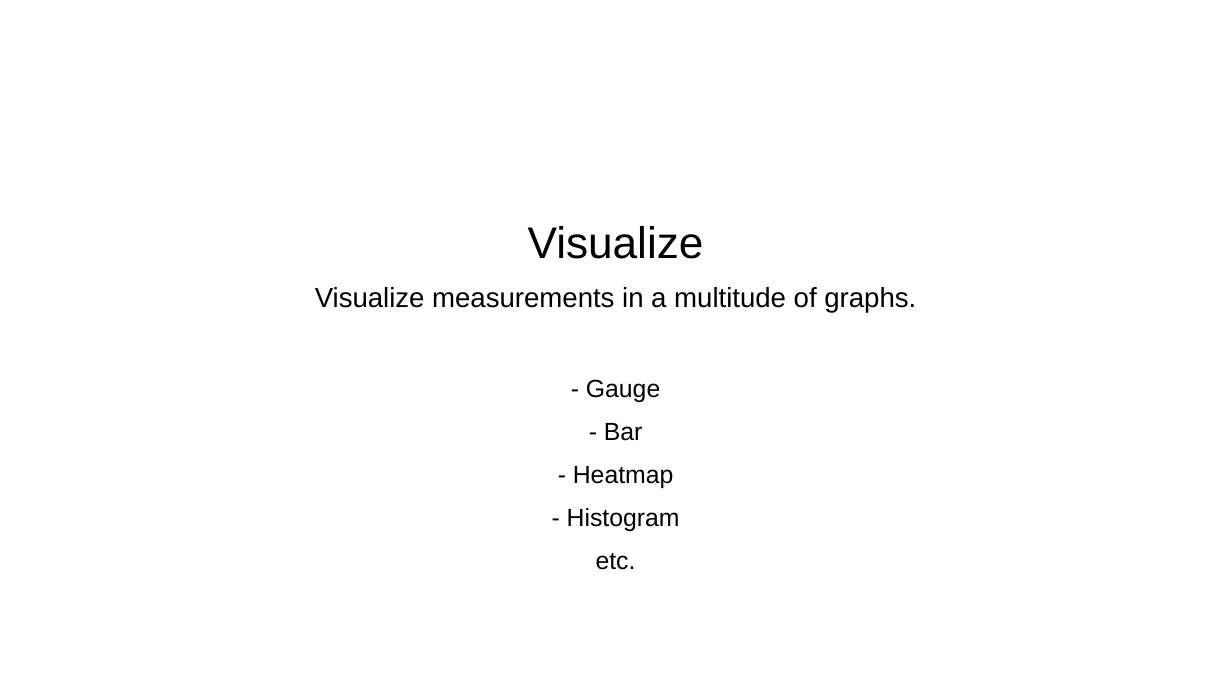
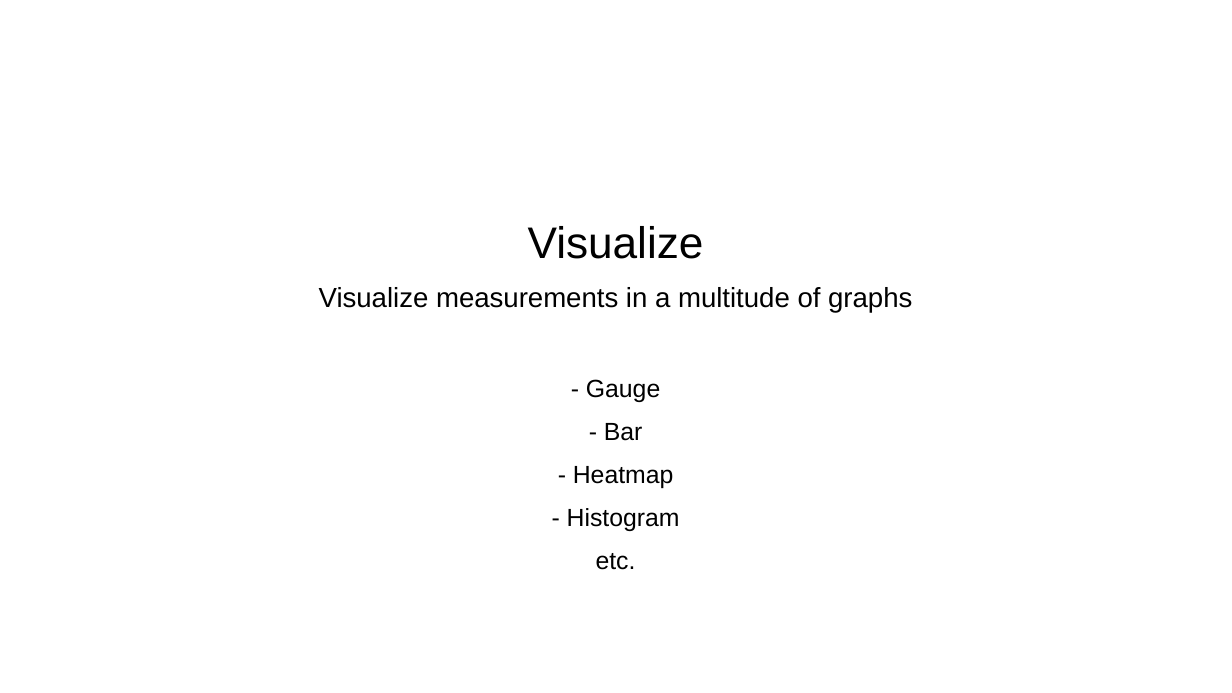
Before and after one commit to skrabbenborg/nosql-talk, a slide deck: slide 14 of presentation/presentation.pptx. Drawn at 1232x693 pixels with LibreOffice and Linux fonts; fonts in the diff are those of the drawing; background and template pictures are left out. Boxes give left, top, right and bottom in pixels: in the first picture for what was removed or moved away, otherwise in the second. Text is boxed around its words. In the diff, an @@ line names an element or a change of style, - is before the commit and + after.

```diff
--- a/presentation/presentation.pptx
+++ b/presentation/presentation.pptx
@@ text at [319,287,912,313]: text changed @@
-Visualize measurements in a multitude of graphs.
+Visualize measurements in a multitude of graphs
```
Also in this commit, not shown: 3 other slides changed, 4 slides added, 4 slides removed, 1 other file.
